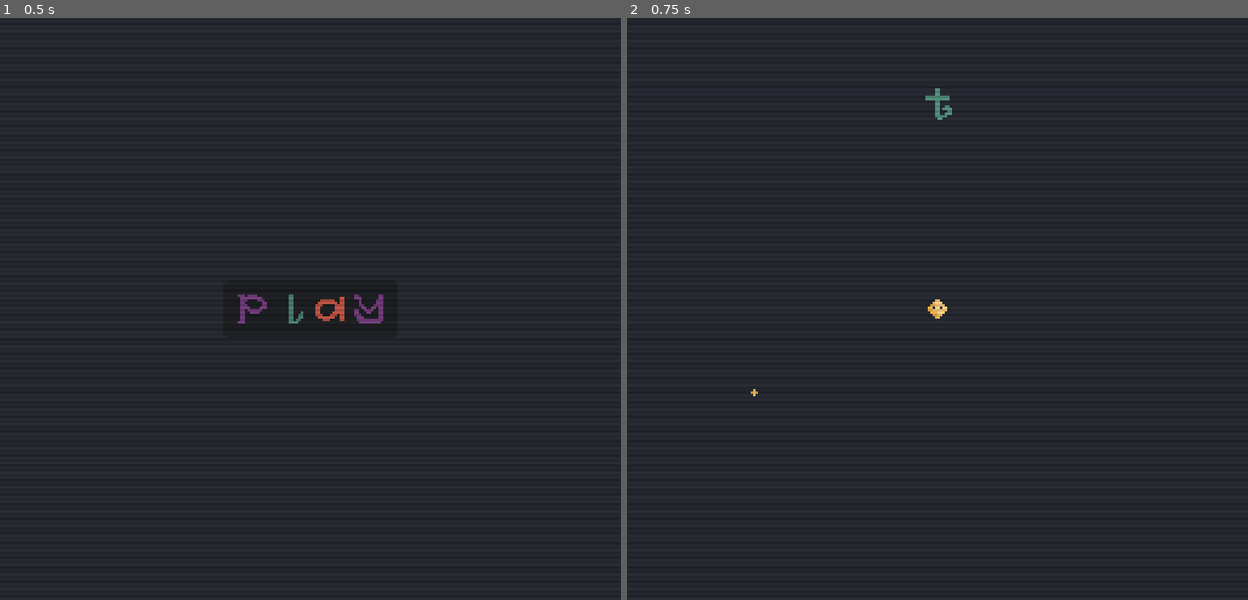
Above: before the commit, frames 1-2 (left to right).
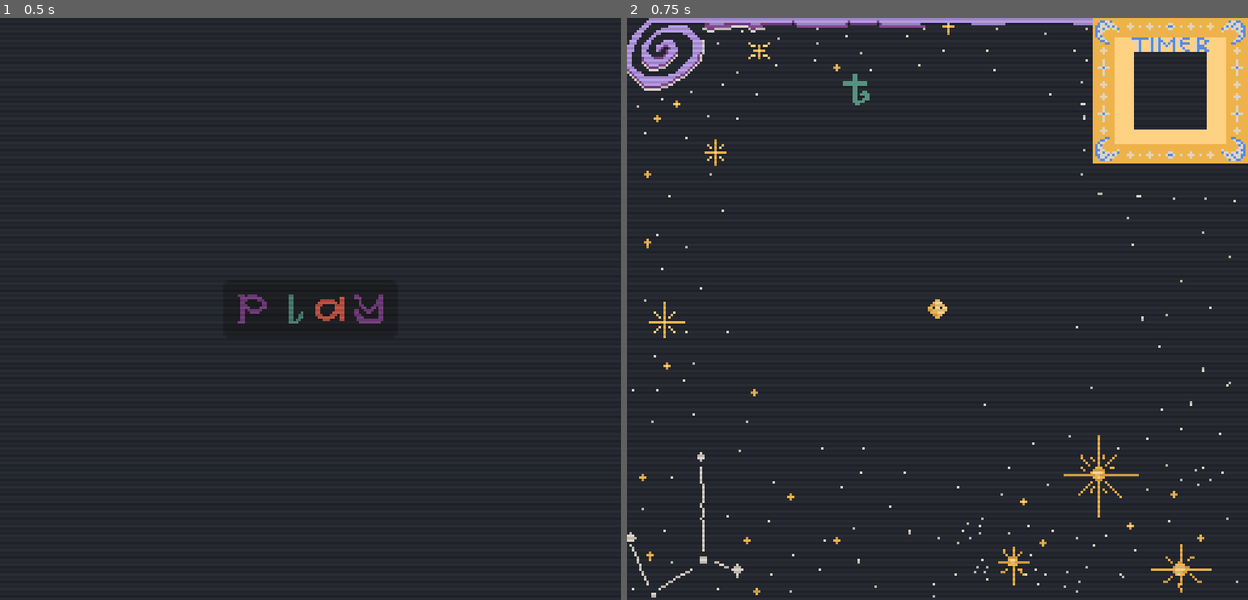
Above: after the commit, the same moments.

Repository: sym-z/melon-jam-24
Game: Godot game, scene res://scenes/main_menu.tscn
Two runs of this game, one before a commit and one after it. Both use one fixed random seed, a clock stepped at 60 frames per second and the inputs below.
Inputs:
- Up to frame 1 (0.5 s): no input
- Up to frame 2 (0.75 s): click "play" at 0.5 s

Frame 1 is identical in both runs. In frame 2, 7.6% of the frame differs, in the area x 0-100%, y 0-100%.

Commit message:
new background, new timer frame

Diff:
--- a/melon-jam/scenes/mass.tscn
+++ b/melon-jam/scenes/mass.tscn
@@ -12,7 +12,9 @@
 [ext_resource type="Texture2D" uid="uid://s4cxr3udx4xi" path="res://sprites/neptune.png" id="10_bweyb"]
 [ext_resource type="Texture2D" uid="uid://n2smdxbyf14y" path="res://sprites/uranus.png" id="11_h0qdo"]
 [ext_resource type="Texture2D" uid="uid://d23d1s1ukggx" path="res://sprites/saturn.png" id="12_3xcah"]
+[ext_resource type="Texture2D" uid="uid://bwpc3qkv6v0x2" path="res://sprites/jupiter.png" id="13_3tihe"]
 [ext_resource type="Shape2D" uid="uid://cc2ouuquqfdtl" path="res://shapes/stardust.tres" id="13_6sbk7"]
+[ext_resource type="Texture2D" uid="uid://doh2x1rcq7vry" path="res://sprites/sun.png" id="14_wvivl"]
 
 [sub_resource type="SpriteFrames" id="SpriteFrames_i6hfm"]
 animations = [{
@@ -49,6 +51,12 @@
 }, {
 "duration": 1.0,
 "texture": ExtResource("12_3xcah")
+}, {
+"duration": 1.0,
+"texture": ExtResource("13_3tihe")
+}, {
+"duration": 1.0,
+"texture": ExtResource("14_wvivl")
 }],
 "loop": false,
 "name": &"default",
--- a/melon-jam/scenes/player.tscn
+++ b/melon-jam/scenes/player.tscn
@@ -12,7 +12,9 @@
 [ext_resource type="Texture2D" uid="uid://s4cxr3udx4xi" path="res://sprites/neptune.png" id="10_21afd"]
 [ext_resource type="Texture2D" uid="uid://n2smdxbyf14y" path="res://sprites/uranus.png" id="11_dsct6"]
 [ext_resource type="Texture2D" uid="uid://d23d1s1ukggx" path="res://sprites/saturn.png" id="12_ogjp3"]
+[ext_resource type="Texture2D" uid="uid://bwpc3qkv6v0x2" path="res://sprites/jupiter.png" id="13_jyxw6"]
 [ext_resource type="Shape2D" uid="uid://uat8bfpovmol" path="res://shapes/asteroid.tres" id="13_pfhjy"]
+[ext_resource type="Texture2D" uid="uid://doh2x1rcq7vry" path="res://sprites/sun.png" id="14_cxhaw"]
 
 [sub_resource type="ShaderMaterial" id="ShaderMaterial_koinw"]
 
@@ -51,6 +53,12 @@
 }, {
 "duration": 1.0,
 "texture": ExtResource("12_ogjp3")
+}, {
+"duration": 1.0,
+"texture": ExtResource("13_jyxw6")
+}, {
+"duration": 1.0,
+"texture": ExtResource("14_cxhaw")
 }],
 "loop": false,
 "name": &"default",
--- a/melon-jam/scenes/typing.tscn
+++ b/melon-jam/scenes/typing.tscn
@@ -1,12 +1,14 @@
-[gd_scene load_steps=13 format=3 uid="uid://d26xtoi1mi5r7"]
+[gd_scene load_steps=15 format=3 uid="uid://d26xtoi1mi5r7"]
 
 [ext_resource type="Script" path="res://scripts/typing.gd" id="1_7fg4x"]
 [ext_resource type="Texture2D" uid="uid://cjq0xo3lvoaoy" path="res://sprites/player.png" id="2_dlvbi"]
+[ext_resource type="Texture2D" uid="uid://dgrycmyvihbbf" path="res://sprites/background.png" id="3_bwbys"]
 [ext_resource type="Texture2D" uid="uid://bcwpaye4dm5xk" path="res://sprites/letter.png" id="3_gg5f7"]
 [ext_resource type="Texture2D" uid="uid://d2iqj3jd6e4ao" path="res://sprites/temp-bg.png" id="4_45qje"]
 [ext_resource type="PackedScene" uid="uid://do4ad7d6xmg37" path="res://scenes/player.tscn" id="4_mwn3l"]
 [ext_resource type="Shader" path="res://shaders/crt.gdshader" id="6_f1k2r"]
 [ext_resource type="FontFile" uid="uid://bn2t1ab8msu7s" path="res://fonts/font.png" id="7_cp658"]
+[ext_resource type="Texture2D" uid="uid://d1dwcgsx6dejb" path="res://sprites/timer.png" id="9_olape"]
 
 [sub_resource type="ShaderMaterial" id="ShaderMaterial_at7qc"]
 shader = ExtResource("6_f1k2r")
@@ -15,10 +17,10 @@
 size = Vector2(64, 135)
 
 [sub_resource type="RectangleShape2D" id="RectangleShape2D_mopq7"]
-size = Vector2(218, 48)
+size = Vector2(138, 12)
 
 [sub_resource type="RectangleShape2D" id="RectangleShape2D_u46e7"]
-size = Vector2(61, 135)
+size = Vector2(61, 125)
 
 [sub_resource type="RectangleShape2D" id="RectangleShape2D_8ea6j"]
 size = Vector2(218, 48)
@@ -33,10 +35,16 @@
 northSpawnZone = NodePath("North/North Spawn Zone")
 eastSpawnZone = NodePath("East/East Spawn Zone")
 southSpawnZone = NodePath("South/South Spawn Zone")
-wordLabel = NodePath("UI/RichTextLabel")
+wordLabel = NodePath("UI/HBoxContainer/RichTextLabel")
 tweenDur = 0.3
 
+[node name="Background" type="Sprite2D" parent="."]
+use_parent_material = true
+texture = ExtResource("3_bwbys")
+centered = false
+
 [node name="Temp Sprites" type="Node2D" parent="."]
+visible = false
 use_parent_material = true
 
 [node name="Player" type="Sprite2D" parent="Temp Sprites"]
@@ -76,7 +84,7 @@
 
 [node name="North Spawn Zone" type="CollisionShape2D" parent="North"]
 use_parent_material = true
-position = Vector2(117, 26)
+position = Vector2(77, 44)
 shape = SubResource("RectangleShape2D_mopq7")
 
 [node name="East" type="Area2D" parent="."]
@@ -84,7 +92,7 @@
 
 [node name="East Spawn Zone" type="CollisionShape2D" parent="East"]
 use_parent_material = true
-position = Vector2(195.5, 117.5)
+position = Vector2(195.5, 122.5)
 shape = SubResource("RectangleShape2D_u46e7")
 
 [node name="South" type="Area2D" parent="."]
@@ -102,18 +110,24 @@
 offset_right = 256.0
 offset_bottom = 240.0
 
-[node name="RichTextLabel" type="RichTextLabel" parent="UI"]
+[node name="HBoxContainer" type="HBoxContainer" parent="UI"]
+layout_mode = 1
+anchors_preset = 10
+anchor_right = 1.0
+offset_bottom = 60.0
+grow_horizontal = 2
+
+[node name="RichTextLabel" type="RichTextLabel" parent="UI/HBoxContainer"]
 use_parent_material = true
-layout_mode = 1
-anchors_preset = 14
-anchor_top = 0.5
-anchor_right = 1.0
-anchor_bottom = 0.5
-offset_top = -92.0
-offset_bottom = -76.0
-grow_horizontal = 2
-grow_vertical = 2
+layout_mode = 2
+size_flags_horizontal = 3
+size_flags_vertical = 4
 theme_override_fonts/normal_font = ExtResource("7_cp658")
 bbcode_enabled = true
 text = "[center]atmospheric[/center]"
 fit_content = true
+
+[node name="TextureRect" type="TextureRect" parent="UI/HBoxContainer"]
+layout_mode = 2
+size_flags_vertical = 4
+texture = ExtResource("9_olape")
Not shown: 1 places in melon-jam/scenes/mass.tscn that only renumber resources
Not shown: 1 places in melon-jam/scenes/player.tscn that only renumber resources
Not shown, added: melon-jam/sprites/background.png.import
Not shown, added: melon-jam/sprites/timer.png.import
